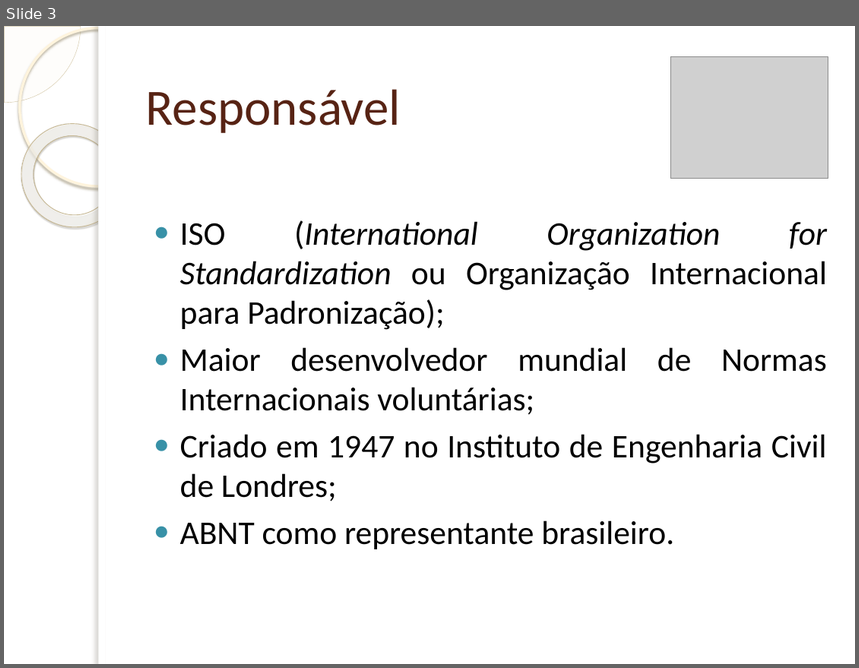
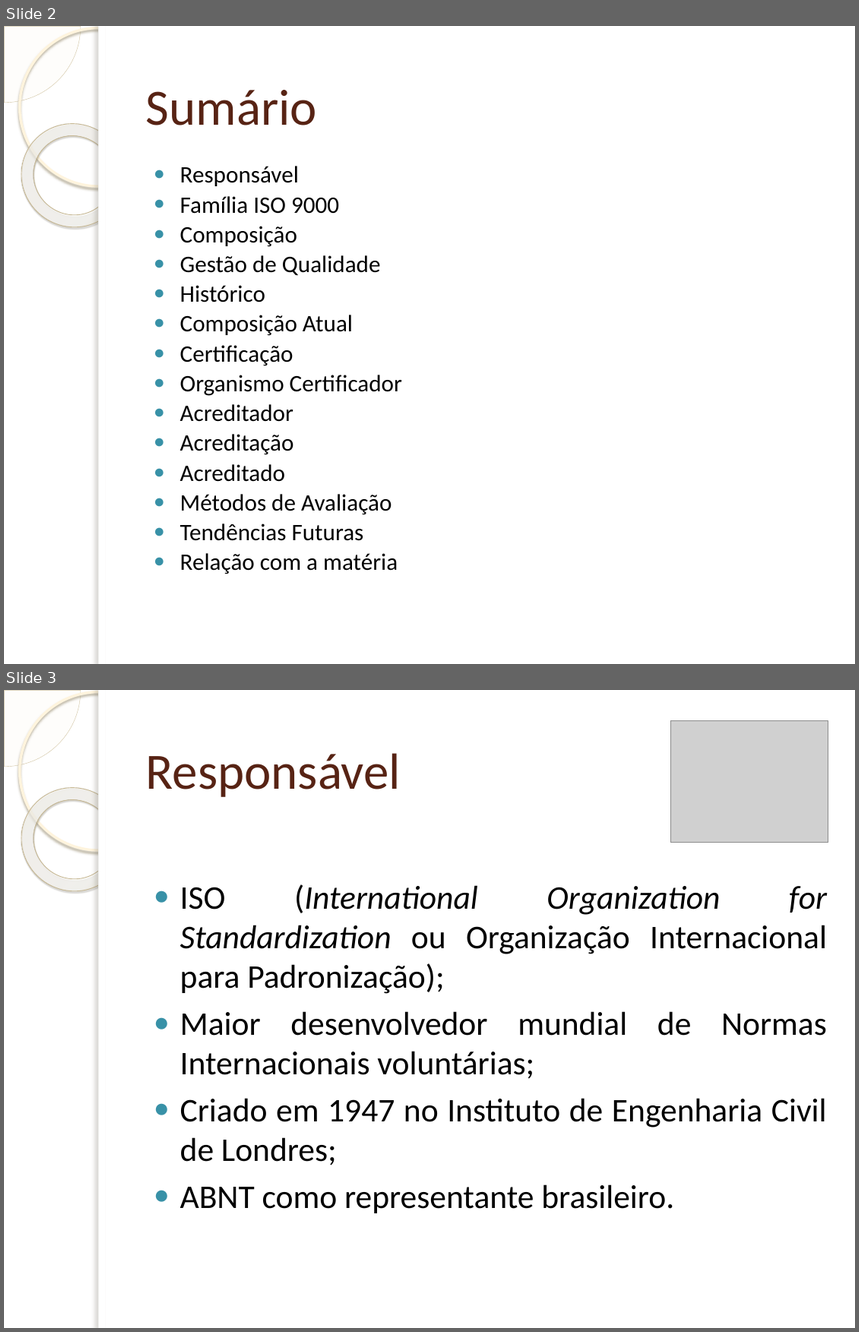
Before and after one commit to TZNaso/QS, a slide deck: Família ISO 9000.pptx. Shown one above the other, each under a label of ours: slide 3 before the commit, slides 2 and 3 after it. The pictures are 859x668 and 859x1332 pixels, drawn with LibreOffice and Linux fonts; fonts in the diff are those of the drawing; grey boxes stand for pictures; background and template pictures are left out. Boxes give left, top, right and bottom in pixels: in the first picture for what was removed or moved away, otherwise in the second. Text is boxed around its words. In the diff, an @@ line names an element or a change of style, - is before the commit and + after.

```diff
--- a/Família ISO 9000.pptx
+++ b/Família ISO 9000.pptx
@@ slide 2 added at [4, 26, 855, 664], background picture (left out); not listed: 5 template elements that a slide beside it also shows @@
@@ title added at [146, 90, 317, 126], 43 pt, text #572314 @@
+Sumário
@@ text added at [180, 166, 402, 575], 20 pt, text #000000 @@
+● Responsável
+● Família ISO 9000
+● Composição
+● Gestão de Qualidade
+● Histórico
+● Composição Atual
+● Certificação
+● Organismo Certificador
+● Acreditador
+● Acreditação
+● Acreditado
+● Métodos de Avaliação
+● Tendências Futuras
+● Relação com a matéria
```
Also in this commit, not shown: 3 slides changed, 16 other slides added, 3 slides removed, 1 other file.
